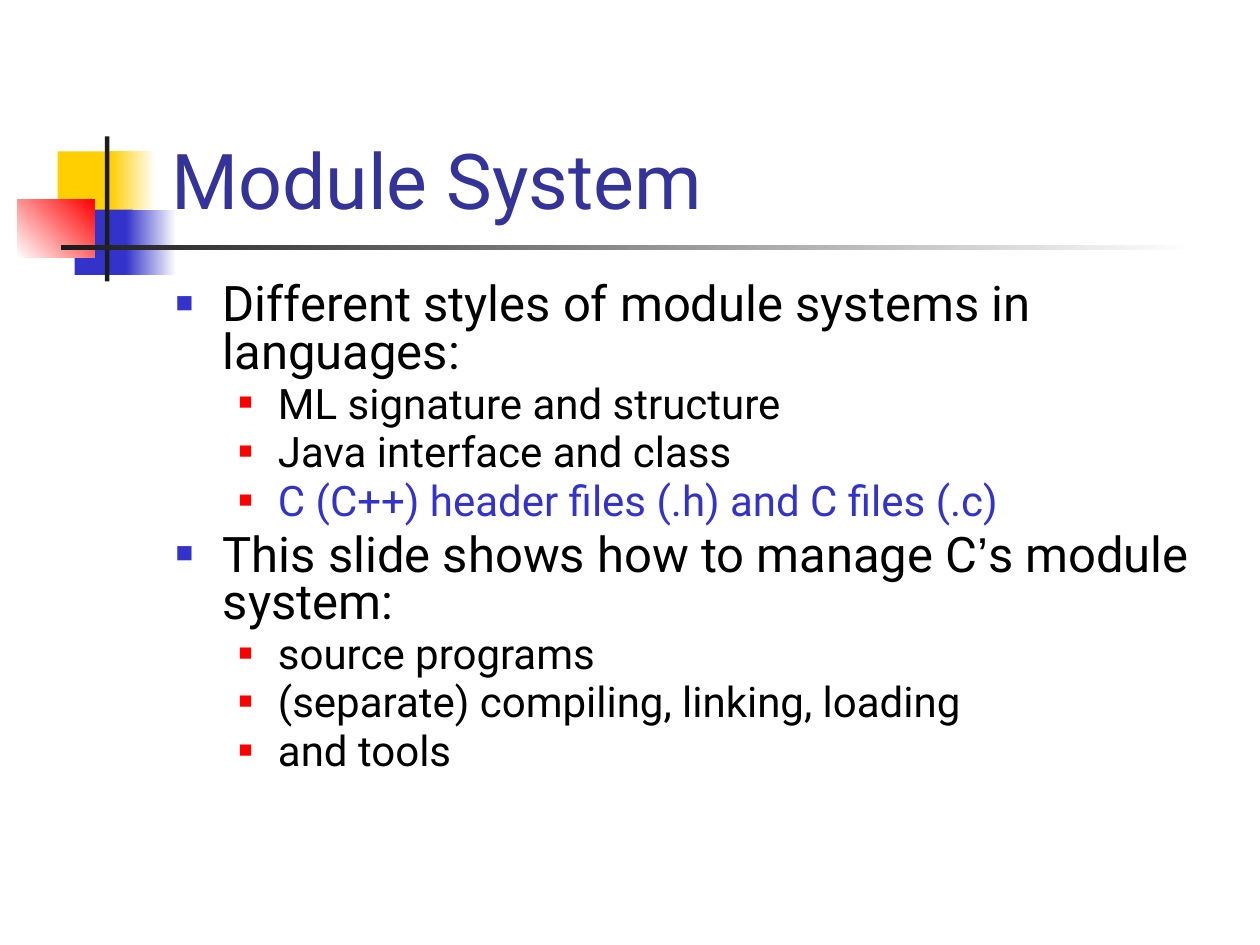
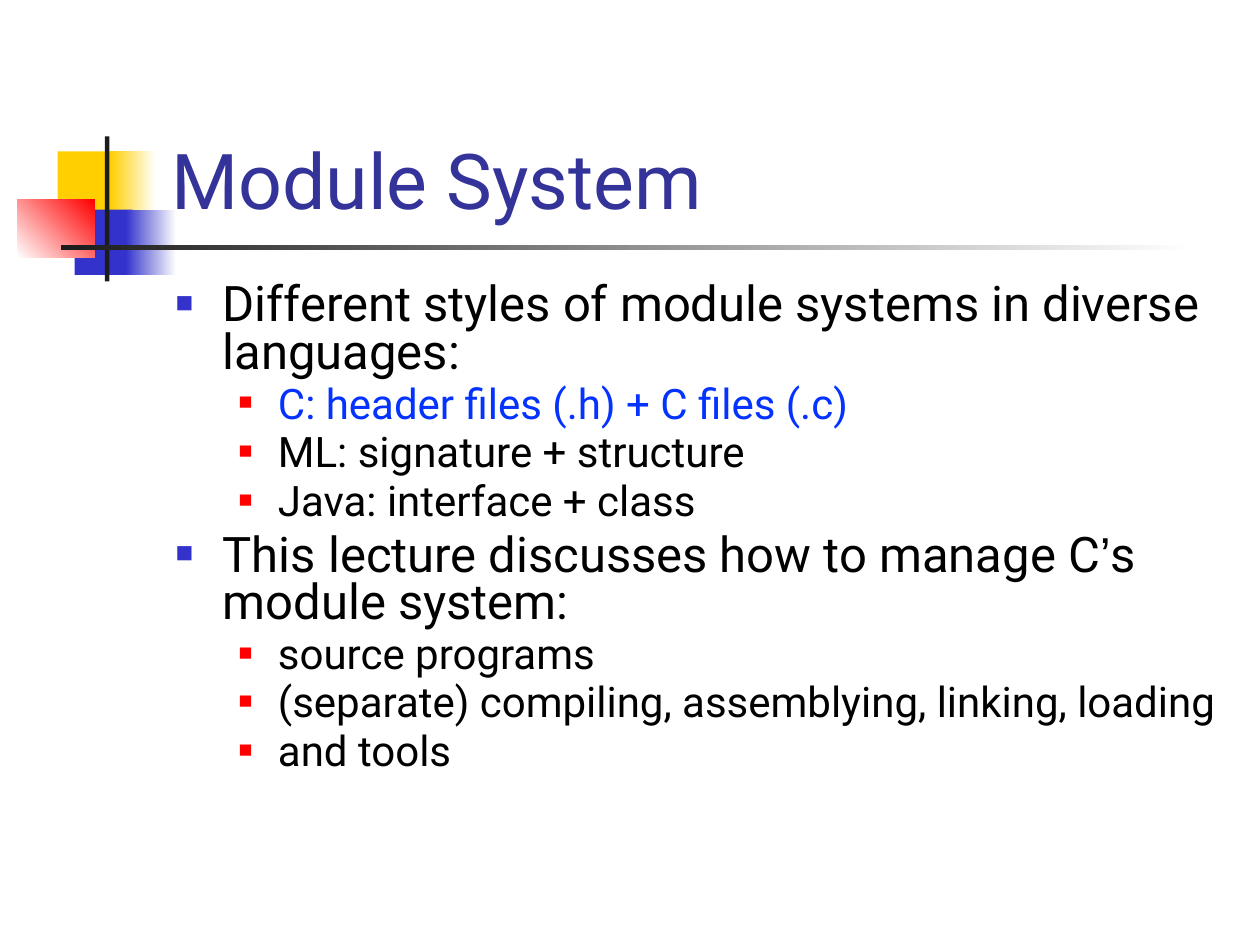
Before and after one commit to csslab-ustc/csslab-ustc.github.io, a slide deck: slide 4 of courses/sysprog/slides/lec08-module.pptx. Drawn at 1260x945 pixels with LibreOffice and Linux fonts; fonts in the diff are those of the drawing. Boxes give left, top, right and bottom in pixels: in the first picture for what was removed or moved away, otherwise in the second. Text is boxed around its words. In the diff, an @@ line names an element or a change of style, - is before the commit and + after.

```diff
--- a/courses/sysprog/slides/lec08-module.pptx
+++ b/courses/sysprog/slides/lec08-module.pptx
@@ text at [223,283,1199,630]: text changed @@
-■ Different styles of module systems in languages:
-  ■ ML signature and structure
-  ■ Java interface and class
-  ■ C (C++) header files (.h) and C files (.c)
-■ This slide shows how to manage C’s module system:
+■ Different styles of module systems in diverse languages:
+  ■ C: header files (.h) + C files (.c)
+  ■ ML: signature + structure
+  ■ Java: interface + class
+■ This lecture discusses how to manage C’s module system:
@@ text at [278,683,1215,727]: text changed @@
-  ■ (separate) compiling, linking, loading
+  ■ (separate) compiling, assemblying, linking, loading
```
Also in this commit, not shown: 4 other slides changed, 8 other files.
